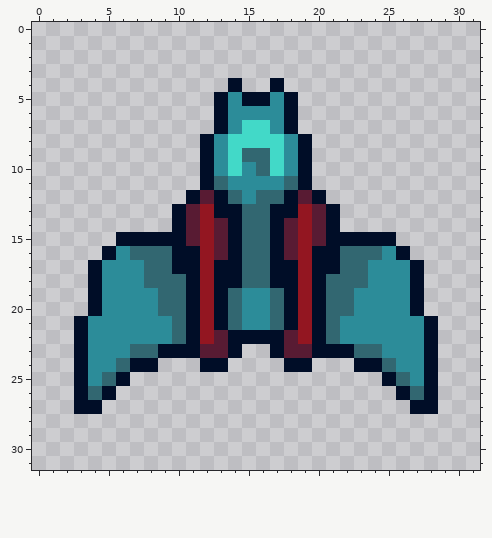
Pixel-art sprite, stored at sprites/play/player_ship.png. Above is the file before it was changed.
The file is 32x32 pixels.
After:
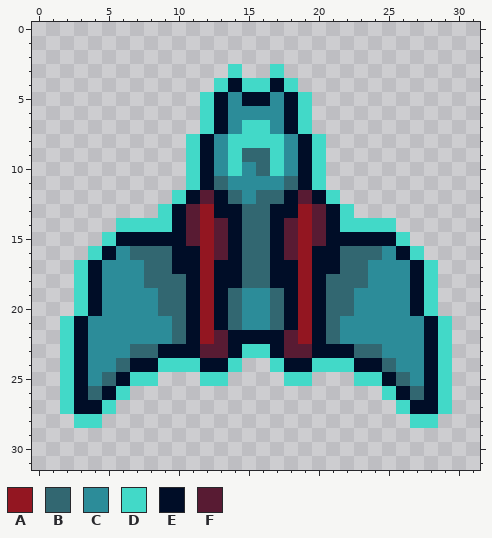
Palette (. is transparent): A #931621  B #326771  C #2c8c99  D #42d9c8  E #000d27  F #581b33
Edits made:
Changed rows in their new state; - is an unchanged pixel.
first column x 2:
 3 ------------D--D------------
 4 -----------D-DD-D-----------
 5 ----------D------D----------
 6 ----------D------D----------
 7 ----------D------D----------
 8 ---------D--------D---------
 9 ---------D--------D---------
10 ---------D--------D---------
11 ---------D--------D---------
12 --------D----------D--------
13 -------D------------D-------
14 ----DDDD------------DDDD----
15 ---D--------------------D---
16 --D----------------------D--
17 -D------------------------D-
18 -D------------------------D-
19 -D------------------------D-
20 -D------------------------D-
21 D--------------------------D
22 D--------------------------D
23 D------------DD------------D
24 D------DDD--D--D--DDD------D
25 D----DD---DD----DD---DD----D
26 D---D------------------D---D
27 D--D--------------------D--D
28 -DD----------------------DD-
Changed places in both pictures, as pixel boxes (x1, y1, x2, y2):
added: (60, 64, 452, 428)
